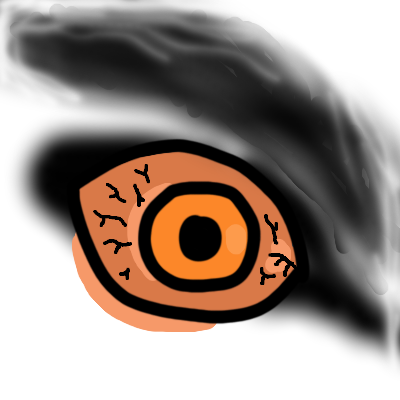
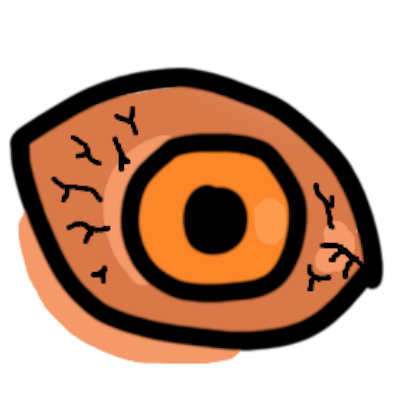
Comparing the layer stacks of the two 400×400 images. Changes:
removed layer "5" over [65, 138, 311, 325]
painted on "6" over [0, 0, 400, 364]
removed layer "7" over [0, 0, 400, 377]
